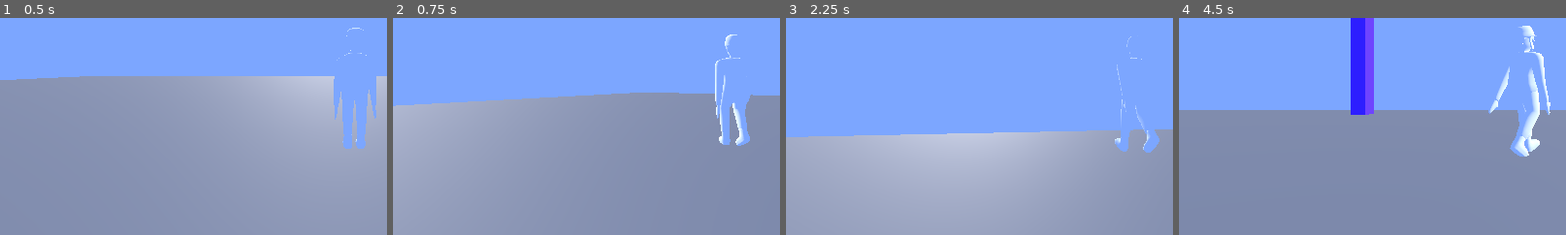
Above: before the commit, frames 1-4 (left to right).
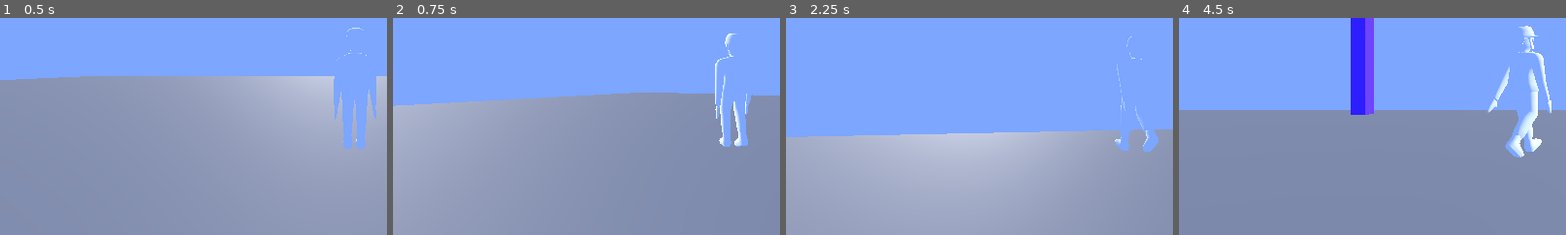
Above: after the commit, the same moments.

Repository: jackrosa183/project_hotel
Game: Godot game, scene res://root_scene.tscn
Same seed, same stepped clock (60 frames per second), same inputs: the game is played once before the commit and once after it.
Inputs (mouse positions are % of the whole screen's width and height, from its top left):
- Up to frame 1 (0.5 s): no input
- Up to frame 2 (0.75 s): tap Enter (ui_accept) at 0.5 s; move the mouse to (55, 50) at 0.52 s; hold W (forward) from 0.53 s (still down)
- Up to frame 3 (2.25 s): keep holding W (forward); tap Enter (ui_accept) at 0.77, 1.52 s; move the mouse to (45, 50) at 1.27 s; move the mouse to (52, 48) at 2.02 s
- Up to frame 4 (4.5 s): keep holding W (forward); move the mouse to (49, 52) at 2.77 s; tap Enter (ui_accept) at 3.02, 3.77 s; move the mouse to (57, 51) at 3.52 s; move the mouse to (42, 49) at 4.27 s
The pictures show only the part of the screen within x 6-56%, y 30-80%; the shares and areas given below are measured in that part.

Frame 1 is identical in both runs. In frame 2, 0.7% of the frame differs, in the area x 83-93%, y 7-60%; in frame 3, 0.2%; in frame 4, 1.2%, in the area x 79-97%, y 3-65%.

Commit message:
feat: blend between walk and idle animations

Diff:
--- a/Player/player_controller.gd
+++ b/Player/player_controller.gd
@@ -7,10 +7,27 @@
 @onready var player_cam: Camera3D = $CamRoot/CamYaw/CamPitch/SpringArm3D/Camera3D
 @onready var armature: Node3D = $Armature
 @onready var animation_player: AnimationPlayer = $AnimationPlayer
+@onready var animation_tree: AnimationTree = $AnimationTree
 
 
 @export var look_sensitivity = 1.0
 @export var lerp_val = .1
+@export var anim_blend_speed = 15
+
+var walk_val = 0
+enum {IDLE,WALK}
+var current_anim = IDLE
+
+func handle_animation(delta):
+	match current_anim:
+		IDLE:
+			walk_val = lerpf(walk_val, 0, anim_blend_speed * delta)
+		WALK:
+			walk_val = lerpf(walk_val, 1, anim_blend_speed * delta)
+	update_tree()
+
+func update_tree():
+	animation_tree["parameters/Walk/blend_amount"] = walk_val
 
 func _ready():
 	Input.mouse_mode = Input.MOUSE_MODE_CAPTURED
@@ -22,7 +39,8 @@
 		cam_pitch.rotation.x = clamp(cam_pitch.rotation.x, deg_to_rad(-90), deg_to_rad(45))
 
 func _physics_process(delta: float) -> void:
-	# Add the gravity.
+	handle_animation(delta)
+	# Add gravity.
 	if not is_on_floor():
 		velocity += get_gravity() * delta
 
@@ -39,13 +57,14 @@
 	var input_dir := Input.get_vector("left", "right", "forward", "backward")
 	var direction := (transform.basis * Vector3(input_dir.x, 0, input_dir.y)).normalized()
 	direction = direction.rotated(Vector3.UP, cam_yaw.rotation.y)
+
 	if direction:
-		animation_player.play("walk")
+		current_anim = WALK
 		velocity.x = direction.x * SPEED
 		velocity.z = direction.z * SPEED
 		armature.rotation.y = lerp_angle(armature.rotation.y, atan2(-velocity.x, -velocity.z), lerp_val)
 	else:
-		animation_player.play("idle")
+		current_anim = IDLE
 		velocity.x = move_toward(velocity.x, 0, SPEED)
 		velocity.z = move_toward(velocity.z, 0, SPEED)
 
--- a/human.tscn
+++ b/human.tscn
@@ -1,7 +1,26 @@
-[gd_scene load_steps=4 format=3 uid="uid://brqi6h16hbsnk"]
+[gd_scene load_steps=8 format=3 uid="uid://brqi6h16hbsnk"]
 
 [ext_resource type="PackedScene" uid="uid://ohtafc81iig0" path="res://blender/human.glb" id="1_kgnco"]
 [ext_resource type="Script" path="res://Player/player_controller.gd" id="2_1do32"]
+
+[sub_resource type="AnimationNodeAnimation" id="AnimationNodeAnimation_758v0"]
+animation = &"idle"
+
+[sub_resource type="AnimationNodeAnimation" id="AnimationNodeAnimation_b0gu2"]
+animation = &"walk"
+
+[sub_resource type="AnimationNodeBlend2" id="AnimationNodeBlend2_ifal6"]
+
+[sub_resource type="AnimationNodeBlendTree" id="AnimationNodeBlendTree_2jx26"]
+graph_offset = Vector2(-136.039, 137.497)
+nodes/Anim_Idle/node = SubResource("AnimationNodeAnimation_758v0")
+nodes/Anim_Idle/position = Vector2(170.54, 215.16)
+nodes/Anim_Walk/node = SubResource("AnimationNodeAnimation_b0gu2")
+nodes/Anim_Walk/position = Vector2(170, 360)
+nodes/Walk/node = SubResource("AnimationNodeBlend2_ifal6")
+nodes/Walk/position = Vector2(400, 240)
+nodes/output/position = Vector2(620, 260)
+node_connections = [&"Walk", 0, &"Anim_Idle", &"Walk", 1, &"Anim_Walk", &"output", 0, &"Walk"]
 
 [sub_resource type="CapsuleShape3D" id="CapsuleShape3D_gwng3"]
 radius = 0.596842
@@ -9,32 +28,33 @@
 [node name="human" instance=ExtResource("1_kgnco")]
 transform = Transform3D(-1, 0, -8.74228e-08, 0, 1, 0, 8.74228e-08, 0, -1, 0, 0, 0)
 script = ExtResource("2_1do32")
+anim_blend_speed = 5
 
 [node name="Node3D" type="Node3D" parent="." index="0"]
 
 [node name="Skeleton3D" parent="Armature" index="0"]
-bones/0/position = Vector3(0, 0.101233, 0)
-bones/0/rotation = Quaternion(-0.00651486, 1.19207e-07, -7.76632e-10, 0.999979)
+bones/0/position = Vector3(-2.31976e-12, 0.100486, 1.03004e-10)
+bones/0/rotation = Quaternion(-0.00651481, -0.00417976, -2.72327e-05, 0.99997)
 bones/1/position = Vector3(0.2502, 0.349259, 0.00455109)
-bones/1/rotation = Quaternion(0.00032136, 0.00650693, -0.998762, 0.0493127)
-bones/2/rotation = Quaternion(-7.11318e-10, -1.91062e-09, -0.00941203, 0.999956)
+bones/1/rotation = Quaternion(0.00232035, 0.0481842, -0.998024, 0.040254)
+bones/2/rotation = Quaternion(0.187827, -0.0135791, -0.00652609, 0.982087)
 bones/3/rotation = Quaternion(7.04554e-10, 1.4173e-09, 0.00941203, 0.999956)
-bones/4/rotation = Quaternion(0.00217758, 0.0417537, 0.999124, -0.00171545)
+bones/4/rotation = Quaternion(0.00635318, 0.04651, 0.998895, -0.00234855)
 bones/4/scale = Vector3(1, 1, 1.00008)
-bones/5/rotation = Quaternion(-0.0922626, -0.000281391, -0.00646979, 0.995714)
-bones/6/rotation = Quaternion(0.654197, -0.0529111, -0.0769915, 0.750532)
+bones/5/rotation = Quaternion(-0.100946, -0.000281153, -0.00707867, 0.994867)
+bones/6/rotation = Quaternion(0.657214, -0.0524438, -0.0770296, 0.747921)
 bones/6/scale = Vector3(1, 1.00003, 0.999996)
-bones/8/rotation = Quaternion(-2.90983e-26, -1.19209e-07, -1.23173e-26, 1)
+bones/8/rotation = Quaternion(0.0438122, 0.0750479, -0.0483813, 0.995041)
 bones/9/position = Vector3(-0.2502, 0.349259, 0.00455098)
-bones/9/rotation = Quaternion(0.0003732, -0.00650417, 0.998335, 0.0573063)
+bones/9/rotation = Quaternion(-0.00215207, 0.0706812, 0.994478, 0.0775387)
 bones/10/rotation = Quaternion(-4.6416e-10, 1.90829e-09, 0.00941203, 0.999956)
 bones/11/rotation = Quaternion(7.04554e-10, -1.41002e-09, -0.00941203, 0.999956)
 bones/12/position = Vector3(-0.123967, 0.00656434, -0.000592688)
-bones/12/rotation = Quaternion(-0.0021778, 0.0417539, 0.999124, 0.00171549)
+bones/12/rotation = Quaternion(0.00200259, 0.0479996, 0.998844, 0.00188105)
 bones/12/scale = Vector3(1, 1, 1.00008)
-bones/13/rotation = Quaternion(-0.092263, 0.000281377, 0.00646983, 0.995714)
+bones/13/rotation = Quaternion(-0.101355, 0.000281127, 0.00710742, 0.994825)
 bones/13/scale = Vector3(1, 0.999999, 1)
-bones/14/rotation = Quaternion(0.654197, 0.0529111, 0.0769914, 0.750532)
+bones/14/rotation = Quaternion(0.656424, 0.0525241, 0.0769634, 0.748616)
 bones/14/scale = Vector3(1, 1.00003, 0.999996)
 bones/15/rotation = Quaternion(-0.00114757, 0.707106, 0.707106, -0.00114757)
 bones/16/position = Vector3(0.11965, -0.780614, -0.0156499)
@@ -45,11 +65,16 @@
 bones/18/rotation = Quaternion(-0.00341613, 0.707098, -0.707099, 0.00341613)
 bones/18/scale = Vector3(1, 1, 1)
 
-[node name="CollisionShape3D" type="CollisionShape3D" parent="." index="3"]
+[node name="AnimationTree" type="AnimationTree" parent="." index="2"]
+tree_root = SubResource("AnimationNodeBlendTree_2jx26")
+anim_player = NodePath("../AnimationPlayer")
+parameters/Walk/blend_amount = 0.0
+
+[node name="CollisionShape3D" type="CollisionShape3D" parent="." index="4"]
 transform = Transform3D(1, 0, 0, 0, 1, 0, 0, 0, 1, 0, 1, 0)
 shape = SubResource("CapsuleShape3D_gwng3")
 
-[node name="CamRoot" type="Node3D" parent="." index="4"]
+[node name="CamRoot" type="Node3D" parent="." index="5"]
 transform = Transform3D(1, 0, 0, 0, 1, 0, 0, 0, 1, -1.49658e-07, 1, 1.71189)
 
 [node name="CamYaw" type="Node3D" parent="CamRoot" index="0"]
--- a/root_scene.tscn
+++ b/root_scene.tscn
@@ -46,3 +46,4 @@
 
 [node name="human" parent="." instance=ExtResource("2_ciu22")]
 transform = Transform3D(-1, 0, -8.74228e-08, 0, 1, 0, 8.74228e-08, 0, -1, -0.12987, 0.325078, -0.283224)
+anim_blend_speed = 5
